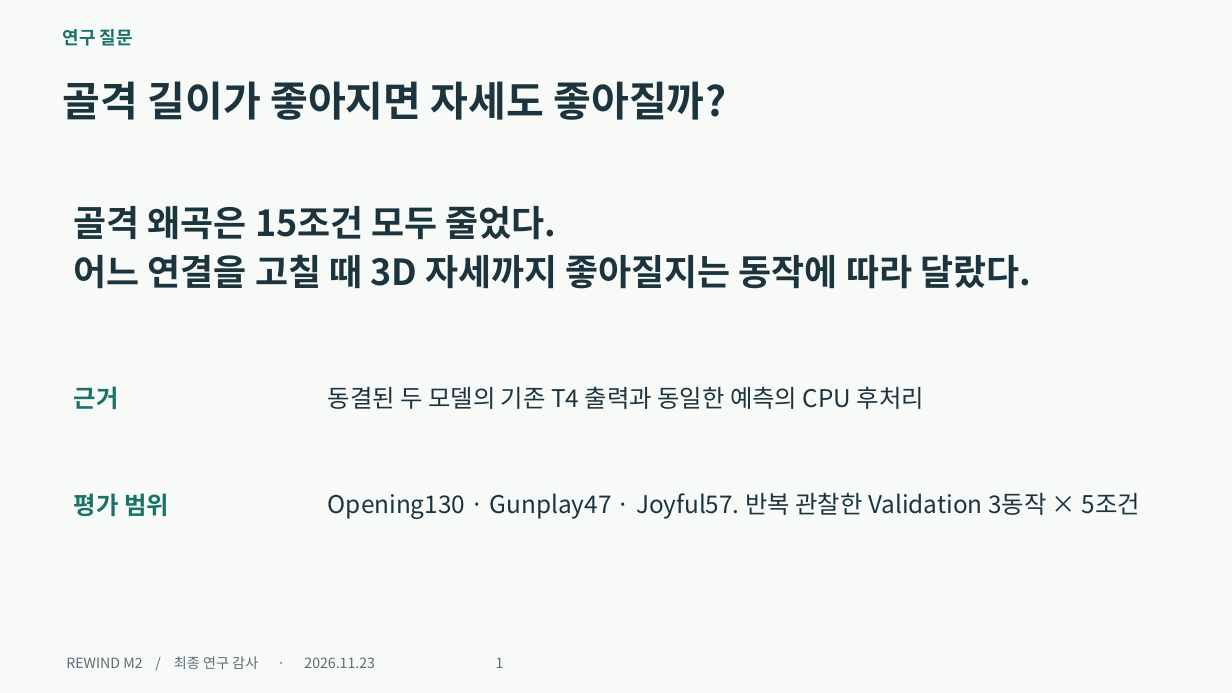
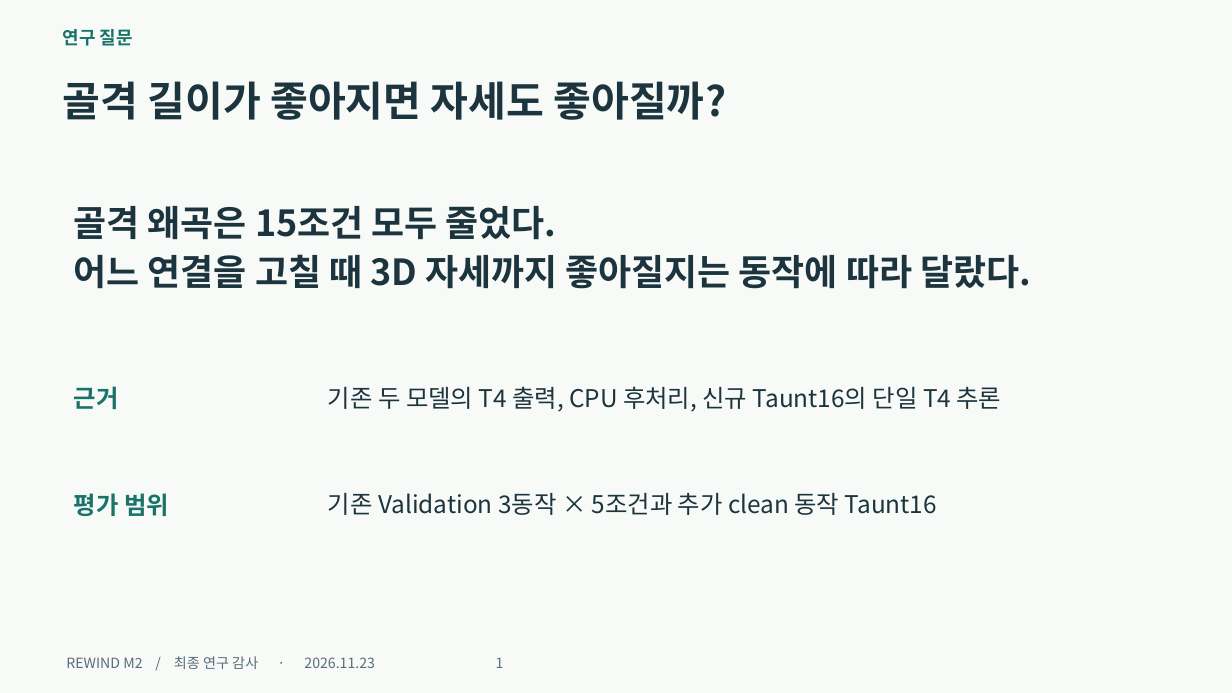
Before and after one commit to darkkyoung/REWIND-like-prototype, a slide deck: slide 1 of experiments/final_m2/final_audit/REWIND_M2_Final.pptx. Drawn at 1232x693 pixels with LibreOffice and Linux fonts; fonts in the diff are those of the drawing. Boxes give left, top, right and bottom in pixels: in the first picture for what was removed or moved away, otherwise in the second. Text is boxed around its words. In the diff, an @@ line names an element or a change of style, - is before the commit and + after.

Commit message:
docs: [최종 발표] Taunt16 T4 실측과 사전 판정 통합
- 동결 예측의 전역·상대 오차와 실제 보정 프레임 수 재계산
- 동일 축 사례와 기존 검증 대비 변화량을 발표 및 보고서에 반영
- 슬라이드별 발표 원고와 예상 질의 및 실측 검증 기록 추가

```diff
--- a/experiments/final_m2/final_audit/REWIND_M2_Final.pptx
+++ b/experiments/final_m2/final_audit/REWIND_M2_Final.pptx
@@ text at [328, 386, 1002, 412]: text changed @@
-동결된 두 모델의 기존 T4 출력과 동일한 예측의 CPU 후처리
+기존 두 모델의 T4 출력, CPU 후처리, 신규 Taunt16의 단일 T4 추론
@@ text at [328, 493, 937, 515]: text changed @@
-Opening130 · Gunplay47 · Joyful57. 반복 관찰한 Validation 3동작 × 5조건
+기존 Validation 3동작 × 5조건과 추가 clean 동작 Taunt16
```
Also in this commit, not shown: 3 slides added, 2 slides removed, 11 other files.
